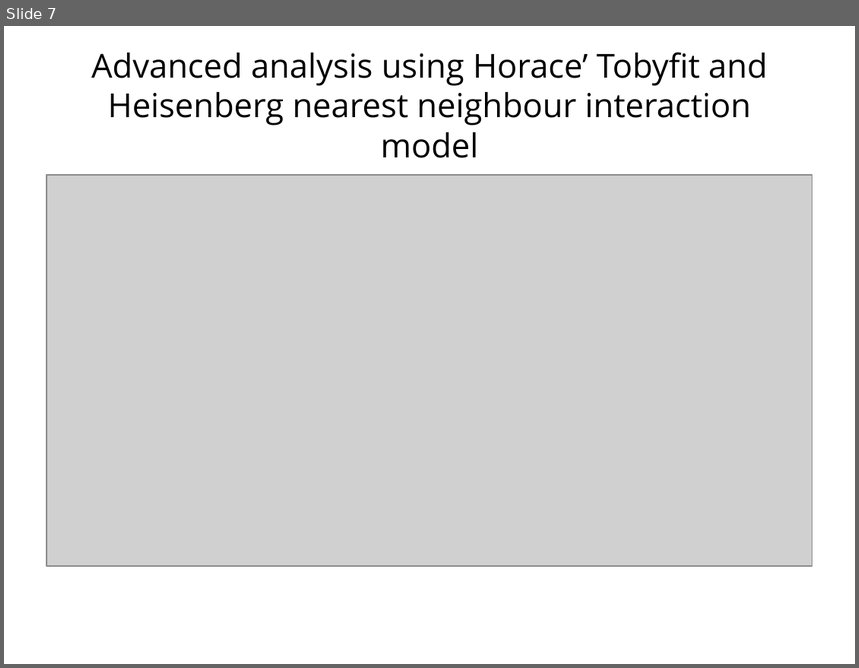
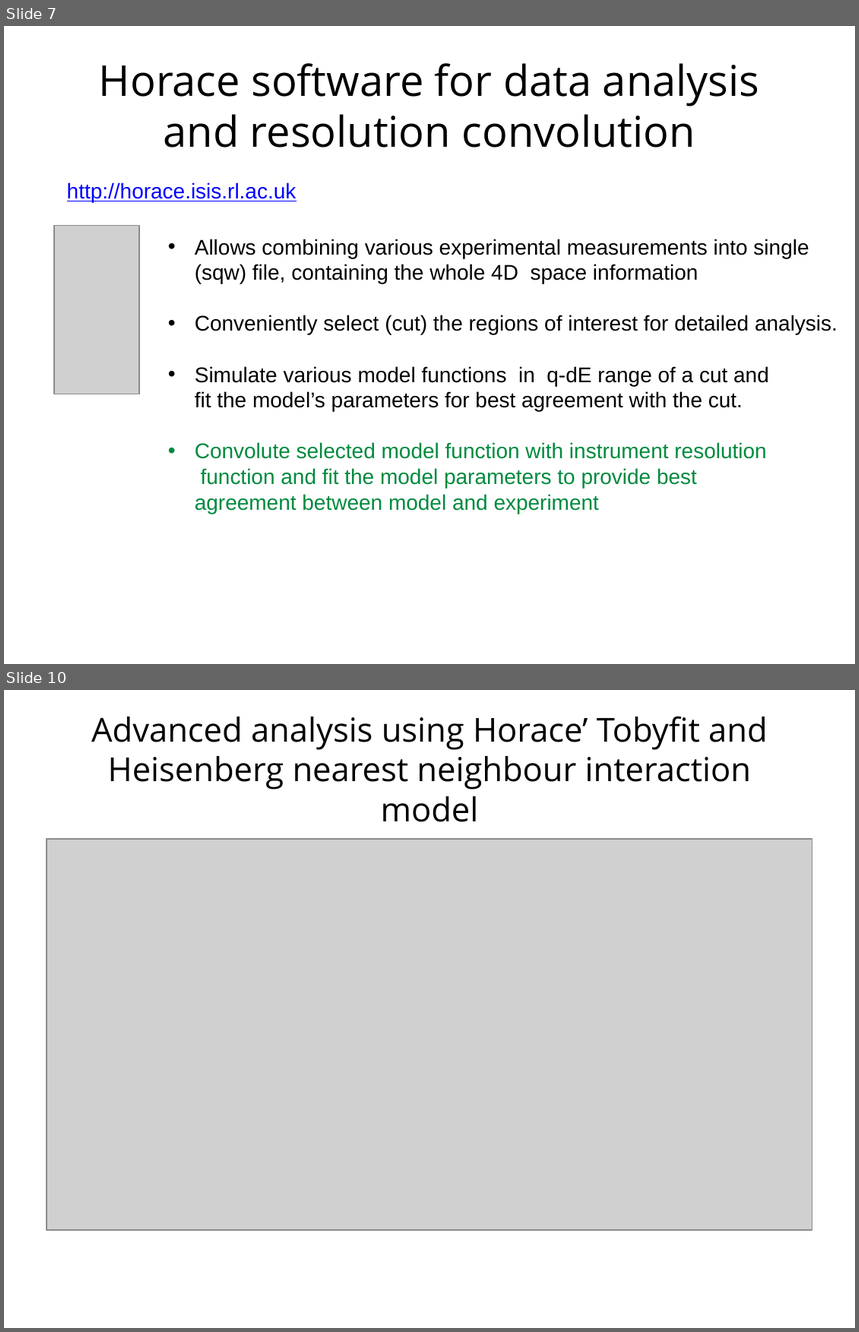
Before and after one commit to abuts/Fe, a slide deck: June2017/Icns2017/ICNS2017.ppt. Shown one above the other, each under a label of ours: slide 7 before the commit, slides 7 and 10 after it; the slides between them are not shown. The pictures are 859x668 and 859x1332 pixels, drawn with LibreOffice and Linux fonts; fonts in the diff are those of the drawing; grey boxes stand for pictures; background and template pictures are left out. Boxes give left, top, right and bottom in pixels: in the first picture for what was removed or moved away, otherwise in the second. Text is boxed around its words. In the diff, an @@ line names an element or a change of style, - is before the commit and + after.

```diff
--- a/June2017/Icns2017/ICNS2017.ppt
+++ b/June2017/Icns2017/ICNS2017.ppt
@@ slide 7 added at (4,26,855,664), background #FFFFFF @@
@@ title added at (99,63,759,148), 36 pt, text #000000 @@
+Horace software for data analysis
+and resolution convolution
@@ text added at (67,183,297,202), 18 pt, text #0000FF, underline @@
+http://horace.isis.rl.ac.uk
@@ picture added at (54,226,139,395) @@
@@ text added at (195,239,838,514), 18 pt, text #000000 @@
+• Allows combining various experimental measurements into single
+(sqw) file, containing the whole 4D space information
+• Conveniently select (cut) the regions of interest for detailed analysis.
+• Simulate various model functions in q-dE range of a cut and
+fit the model’s parameters for best agreement with the cut.
+• Convolute selected model function with instrument resolution
+function and fit the model parameters to provide best
+agreement between model and experiment
@@ what was slide 7 is now slide 10 @@
```
Also in this commit, not shown: 4 slides changed, 4 other slides added, 2 slides removed.
